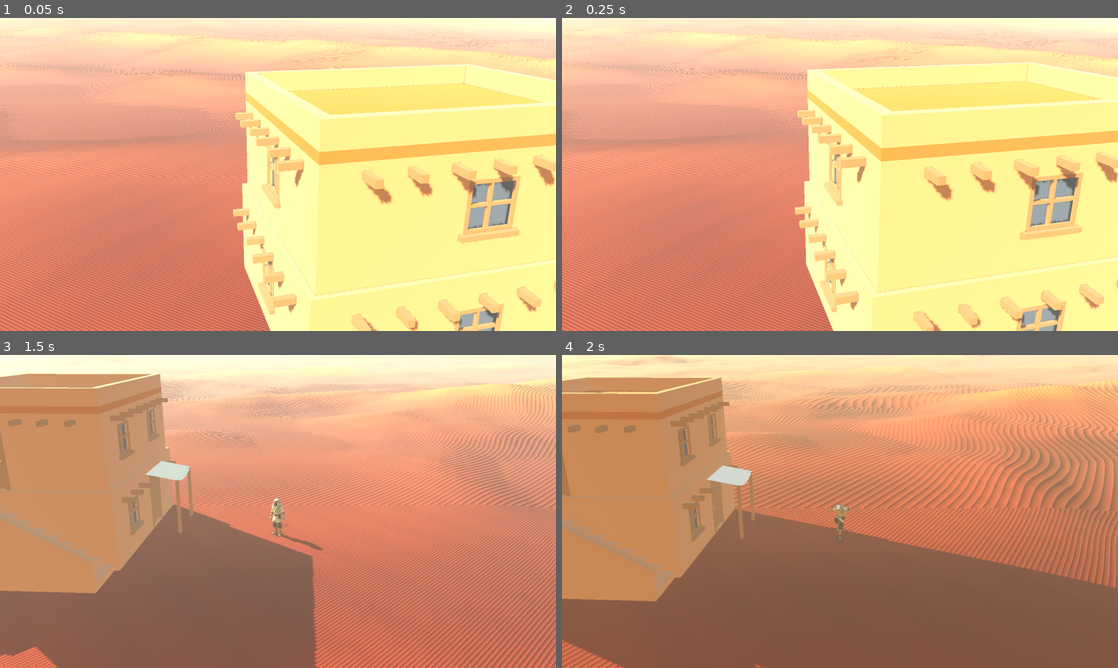
Above: before the commit, frames 1-4 (two rows, left to right).
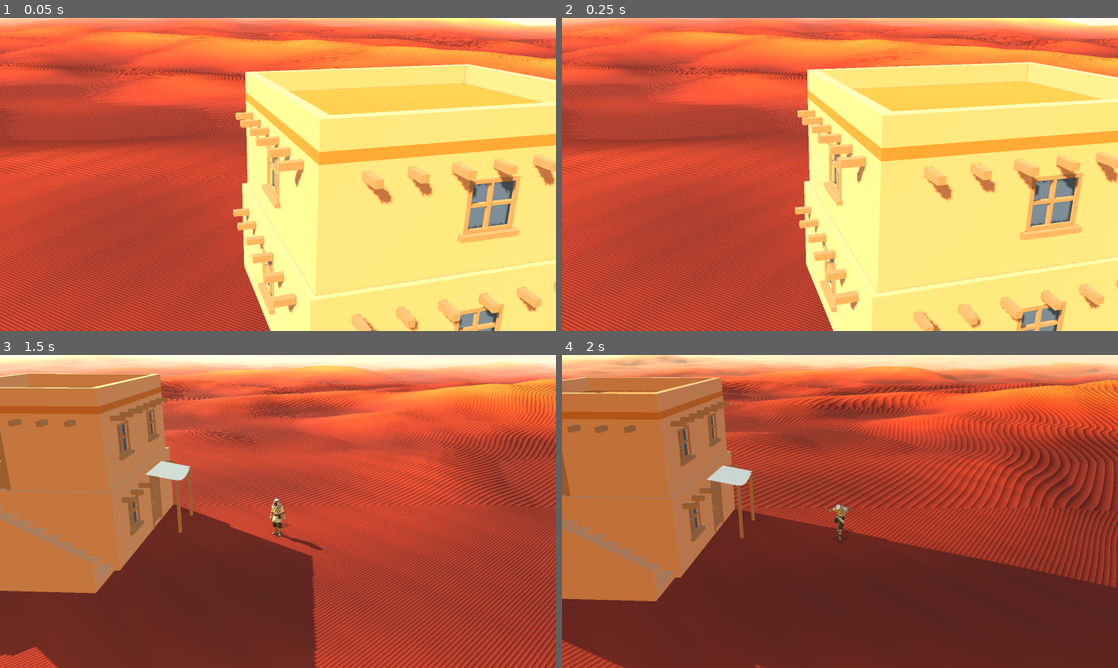
Above: after the commit, the same moments.

Repository: jmelvin92/shaiba
Game: Godot game, scene res://scenes/world/world.tscn
The game is run twice, just before and just after one commit, with the same random seed, the same clock (stepped at 60 frames per second) and the same inputs.
Inputs (mouse positions are in pixels of both pictures, inside the frame that each line leads up to):
- Up to frame 1 (0.05 s): no input
- Up to frame 2 (0.25 s): no input
- Up to frame 3 (1.5 s): move the mouse to (400, 495) at 0.52 s; press the mouse at (400, 495) at 0.53 s; hold D (move_right) 0.53-1.28 s; tap Space (jump) at 0.77 s; move the mouse to (250, 511) at 1.27 s; release the mouse at (250, 511) at 1.28 s; hold ] (debug_time_forward) from 1.28 s (still down); tap Mouse wheel up (camera_zoom_in) at 1.35 s
- Up to frame 4 (2 s): keep holding ] (debug_time_forward); tap Space (jump) at 1.52 s

The runs differ from the first frame. In frame 1, 73% of the frame differs, in the area x 0-100%, y 0-100%; in frame 2, 72%; in frame 3, 97%; in frame 4, 94%.

Commit message:
Switch the haze to distance-only depth fog, Joshua's ladder pick; assert the shape in verify_cycle
Co-Authored-By: Claude Fable 5 <noreply@anthropic.com>

Diff:
--- a/scenes/world/desert_environment.tscn
+++ b/scenes/world/desert_environment.tscn
@@ -16,10 +16,14 @@
 sky = SubResource("Sky_sky")
 tonemap_mode = 2
 fog_enabled = true
+fog_mode = 1
 fog_light_color = Color(1, 0.937255, 0.839216, 1)
-fog_density = 0.004
+fog_density = 1.0
 fog_aerial_perspective = 0.5
 fog_sky_affect = 0.0
+fog_depth_curve = 1.4
+fog_depth_begin = 100.0
+fog_depth_end = 330.0
 
 [node name="DesertEnvironment" type="Node3D"]
 script = ExtResource("1_denv")
--- a/tools/verify_cycle.gd
+++ b/tools/verify_cycle.gd
@@ -70,8 +70,29 @@
 func _run() -> void:
 	await process_frame
 	_golden_hour_reproduction()
+	_fog_shape()
 	_full_day_sweep()
 	_darkness_rungs()
+
+
+## The haze is distance-only depth fog (Joshua's ladder pick, 2026-08-15) and
+## must fully melt terrain before the ~350 m streaming edge at every hour —
+## density 1.0 at depth_end < 350 guarantees it by construction, so the shape
+## itself is the contract.
+func _fog_shape() -> void:
+	var env: DesertEnvironment = _make_environment()
+	var environment: Environment = _environment_of(env)
+	_check(environment.fog_enabled, "fog is disabled")
+	_check(environment.fog_mode == Environment.FOG_MODE_DEPTH,
+		"fog_mode is %d, wanted depth" % environment.fog_mode)
+	_check(is_equal_approx(environment.fog_density, 1.0),
+		"depth-fog density %.2f — under 1.0 the streaming edge shows through" % environment.fog_density)
+	_check(environment.fog_depth_end <= 350.0,
+		"fog_depth_end %.0f m reaches past the streaming edge" % environment.fog_depth_end)
+	_check(environment.fog_depth_begin < environment.fog_depth_end,
+		"fog_depth_begin %.0f m is not before end %.0f m" % [
+			environment.fog_depth_begin, environment.fog_depth_end])
+	env.free()
 
 
 ## Standalone (no Game): the scene must hold the committed 16:00 light.
Not shown, changed: docs/ART_DIRECTION.md
Not shown, changed: docs/DECISIONS.md
